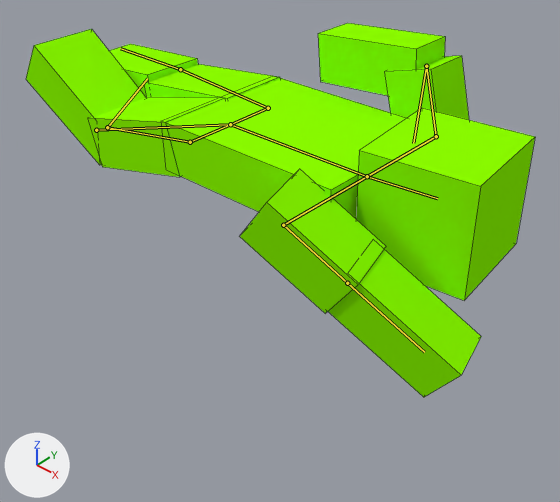
Two versions of the Blender file scripts/default/playermesh.blend, one commit apart.
Rendered twice from a camera (50 mm lens) standing at (2.94, -1.82, 1.5) and looking at (1.32, -0.04, -0.11). Arrows for +X, +Y and +Z are at lower left; the lights stay in place. Both versions are drawn at frame 210 of the action 'ArmatureAction'; the numbers are the values there. The bones that bend it are drawn over the model as lines. Mesh edges are drawn as thin lines.

Names of what the first picture shows: 'playermesh'.
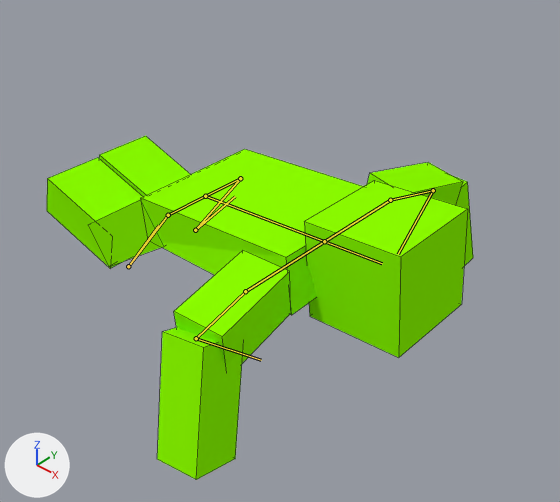
Boxes (x1, y1, x2, y2) around the edits, measured in the pictures (560 x 502 px):
'playermesh', posed (16% narrower, 8% shorter)
    before: (26, 23, 535, 397)
    after: (47, 136, 473, 480)
bone 'Bone.004', root to tip
    before: (268, 108) to (180, 69)
    after: (240, 178) to (195, 230)
bone 'Bone.007', root to tip
    before: (180, 69) to (120, 48)
    after: (195, 230) to (235, 196)
bone 'Bone.013', root to tip
    before: (190, 142) to (107, 127)
    after: (168, 215) to (128, 266)
bone 'Bone.014', root to tip
    before: (107, 127) to (147, 78)
    after: (128, 266) to (158, 225)
bone 'Bone.015', root to tip
    before: (230, 124) to (367, 176)
    after: (205, 196) to (324, 241)
bone 'Bone.019', root to tip
    before: (367, 176) to (436, 136)
    after: (324, 241) to (390, 200)
bone 'Bone.023', root to tip
    before: (436, 136) to (426, 66)
    after: (390, 200) to (433, 190)
bone 'Bone.024', root to tip
    before: (426, 66) to (413, 143)
    after: (433, 190) to (398, 254)
bone 'Bone.025', root to tip
    before: (367, 176) to (437, 198)
    after: (324, 241) to (382, 263)
bone 'Bone.020', root to tip
    before: (283, 225) to (347, 283)
    after: (245, 291) to (196, 338)
bone 'Bone.021', root to tip
    before: (347, 283) to (424, 352)
    after: (196, 338) to (261, 360)

The edits, one by one:
Bone 'Bone' (bone_bone) moves from (0.161, 0.0, 0.0) to (0.0, -0.365, 0.0).
Bone 'Bone.004' (bone_bone_004) turns from (0, 0, 22) to (0, 0, -32) degrees about its own x, y and z.
Bone 'Bone.007' (bone_bone_007) moves from (0.0, 0.0, 0.0) to (0.011, -0.003, 0.0).
Bone 'Bone.007' (bone_bone_007) turns from (0, 0, -4) to (0, 0, -175) degrees about its own x, y and z.
Bone 'Bone.013' (bone_bone_013) turns from (0, 0, 8) to (0, 0, -33) degrees about its own x, y and z.
Bone 'Bone.014' (bone_bone_014) moves from (0.0, 0.0, 0.0) to (-0.011, 0.003, 0.0).
Bone 'Bone.014' (bone_bone_014) turns from (0, 0, 147) to (0, 0, 180) degrees about its own x, y and z.
Bone 'Bone.015' (bone_bone_015) turns from (0, 0, -18) to (0, 0, -14) degrees about its own x, y and z.
Bone 'Bone.019' (bone_bone_019) turns from (0, 38, 0) to (0, 0, 0) degrees about its own x, y and z.
Bone 'Bone.023' (bone_bone_023) moves from (0.0, 0.0, 0.0) to (0.034, 0.018, -0.002).
Bone 'Bone.023' (bone_bone_023) turns from (1, 0, 36) to (80, -10, -170) degrees about its own x, y and z.
Bone 'Bone.024' (bone_bone_024) turns from (2, 0, -159) to (-12, -5, 132) degrees about its own x, y and z.
Bone 'Bone.025' (bone_bone_025) turns from (-5, 0, 0) to (0, 0, 0) degrees about its own x, y and z.
Bone 'Bone.020' (bone_bone_020) moves from (0.0, 0.0, 0.0) to (0.037, 0.008, 0.002).
Bone 'Bone.020' (bone_bone_020) turns from (13, -2, -144) to (-83, 6, -172) degrees about its own x, y and z.
Bone 'Bone.021' (bone_bone_021) turns from (0, 0, 0) to (19, -2, 130) degrees about its own x, y and z.
